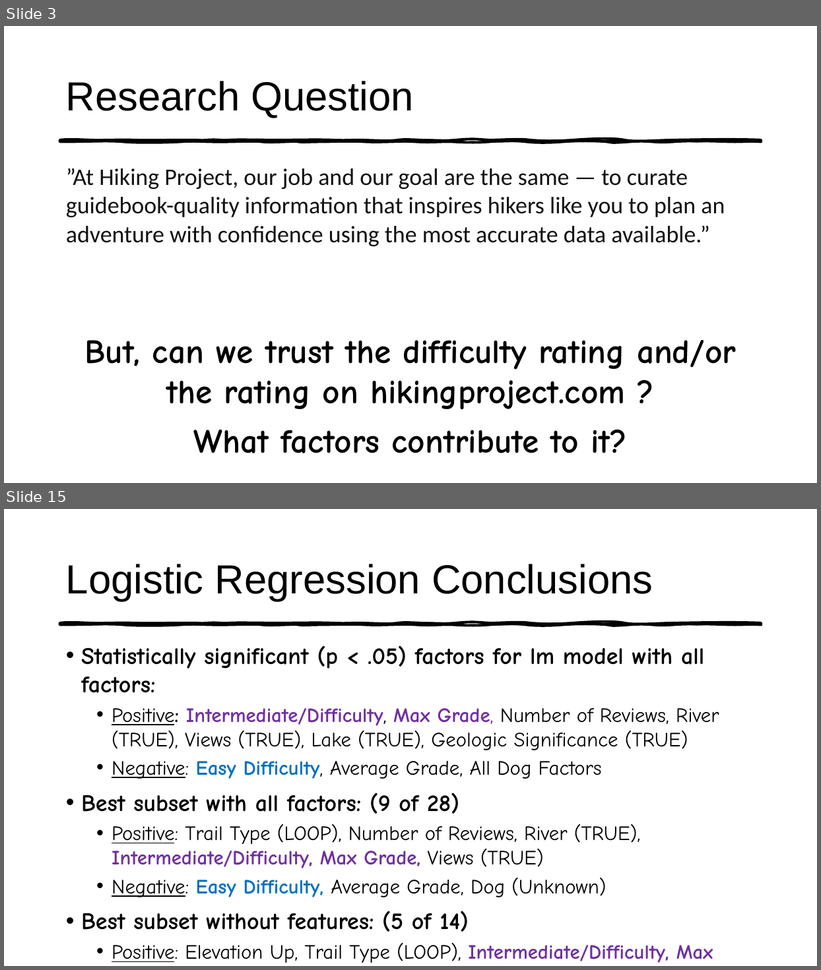
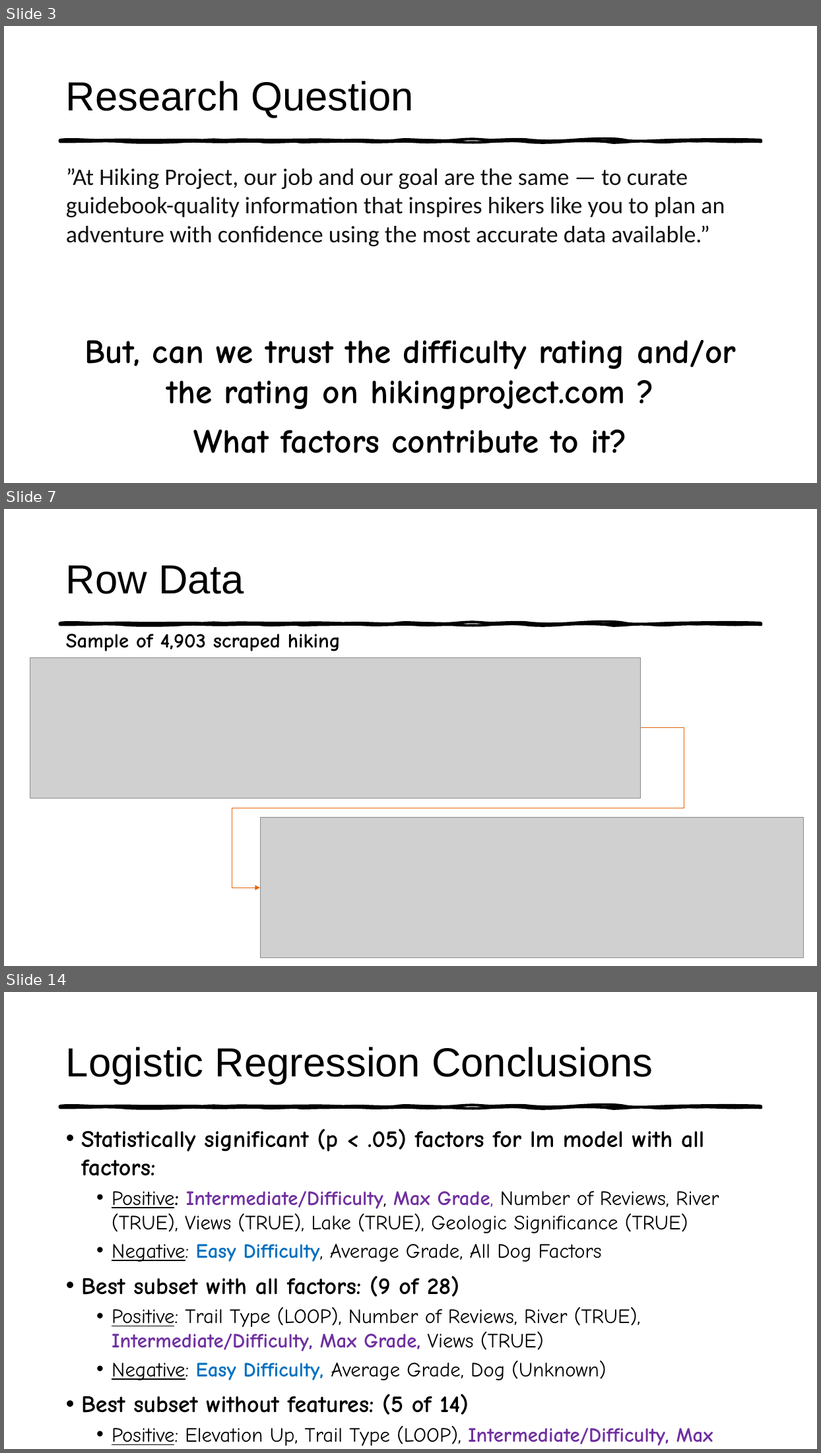
Before and after one commit to BiochemHead/COMP_4447_Final_Project, a slide deck: HikingPresentation.pptx. Shown one above the other, each under a label of ours: slides 3 and 15 before the commit, slides 3, 7 and 14 after it; the slides between them are not shown. The pictures are 821x970 and 821x1453 pixels, drawn with LibreOffice and Linux fonts; fonts in the diff are those of the drawing; grey boxes stand for pictures. Boxes give left, top, right and bottom in pixels: in the first picture for what was removed or moved away, otherwise in the second. Text is boxed around its words. In the diff, an @@ line names an element or a change of style, - is before the commit and + after.

```diff
--- a/HikingPresentation.pptx
+++ b/HikingPresentation.pptx
@@ slide 7 added at [4,509,817,966], background #FFFFFF; not listed: 1 template element that a slide beside it also shows @@
@@ title added at [66,565,244,594], 48 pt, text #000000 @@
+Row Data
@@ text added at [66,634,341,658], 24 pt, text #000000, bold @@
+Sample of 4,903 scraped hiking trails in Colorado.
@@ picture added at [30,658,641,799] @@
@@ elbow line added from (641, 728) to (684, 809), #E4650E 0.75 pt @@
@@ line added from (684, 809) to (232, 809), #E4650E 0.75 pt @@
@@ elbow arrow added from (232, 809) to (260, 888), #E4650E 0.75 pt @@
@@ picture added at [260,818,804,958] @@
@@ what was slide 15 is now slide 14 @@
```
Also in this commit, not shown: 6 slides changed, 3 other slides added, 5 slides removed.
